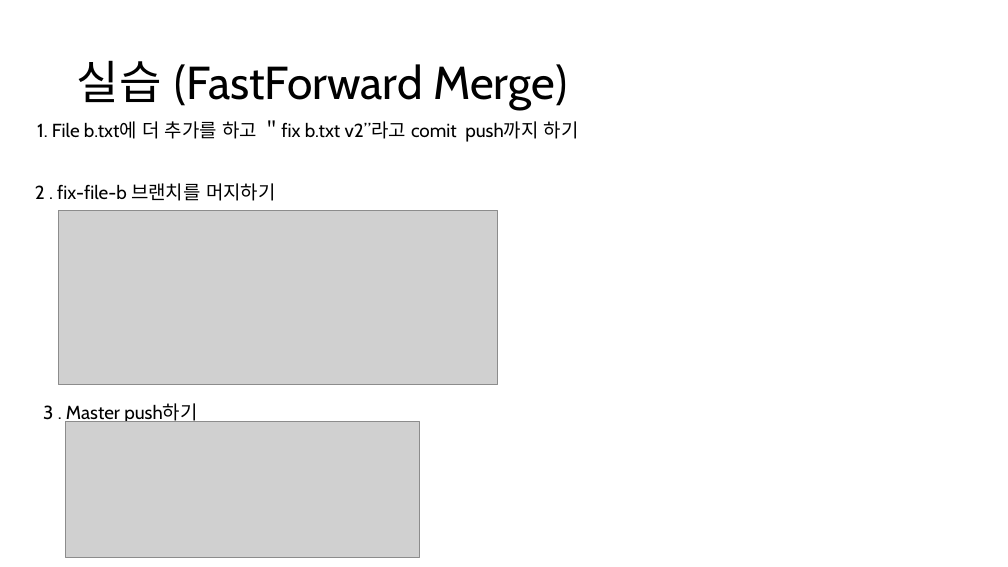
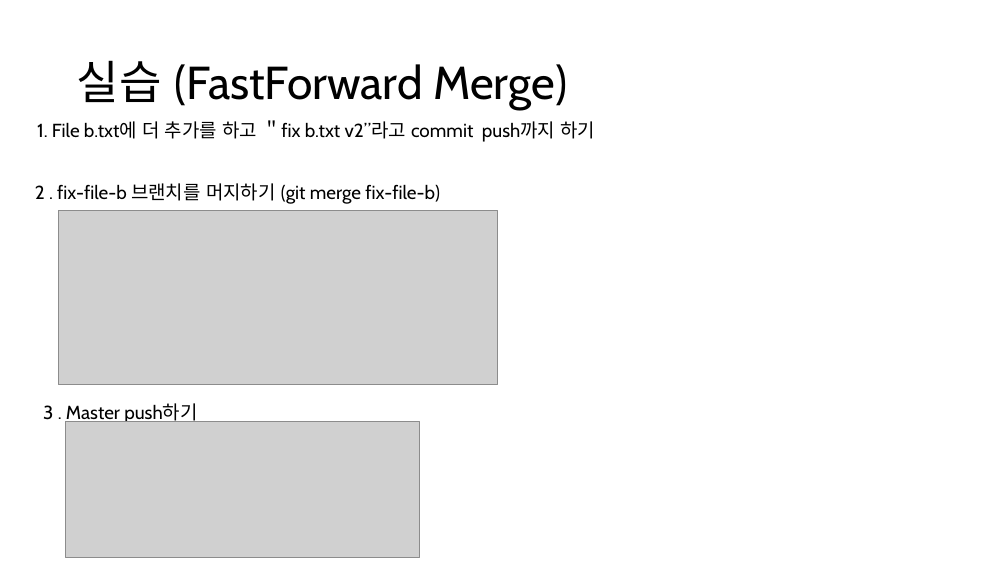
Before and after one commit to Joseph-GM/ppt-git, a slide deck: slide 23 of git-github-joseph.pptx (slide 21 before the commit). Drawn at 1008x567 pixels with LibreOffice and Linux fonts; fonts in the diff are those of the drawing; grey boxes stand for pictures. Boxes give left, top, right and bottom in pixels: in the first picture for what was removed or moved away, otherwise in the second. Text is boxed around its words. In the diff, an @@ line names an element or a change of style, - is before the commit and + after.

```diff
--- a/git-github-joseph.pptx
+++ b/git-github-joseph.pptx
@@ text at (37, 120, 596, 142): text changed @@
-1. File b.txt에 더 추가를 하고 ＂fix b.txt v2”라고 comit push까지 하기
+1. File b.txt에 더 추가를 하고 ＂fix b.txt v2”라고 commit push까지 하기
@@ text at (35, 183, 440, 204): text changed @@
-2 . fix-file-b 브랜치를 머지하기
+2 . fix-file-b 브랜치를 머지하기 (git merge fix-file-b)
```
Also in this commit, not shown: 5 other slides changed, 4 slides added.
